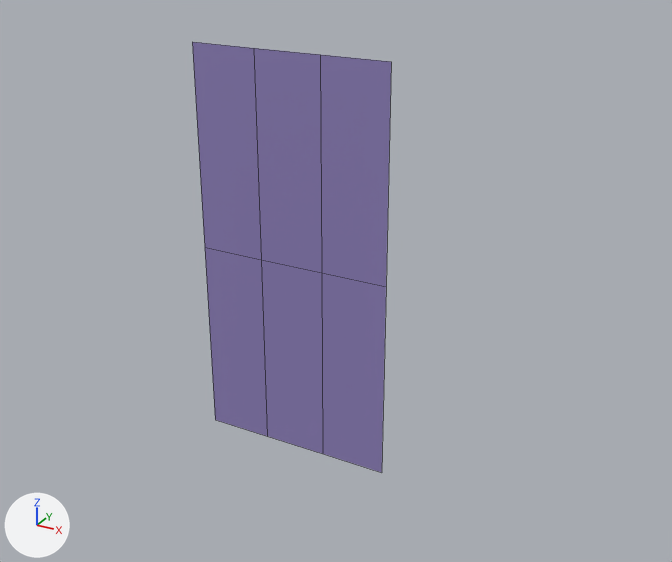
A saved change to the FBX model EnvironmentProject_walls/environmentproject_wallbrick_b.fbx.
Rendered twice from a 50 mm lens placed at (4.29, -6.92, 5.41), pointed at (0.4, 0.16, 1.87). The axes (+X, +Y, +Z) are drawn at lower left. The lights are the same throughout. Mesh edges are drawn as thin lines. Where no turn or scale is listed for an object, it has been applied to the vertices.

Objects in the first picture: 'wallbrick_c_GEO_01'.
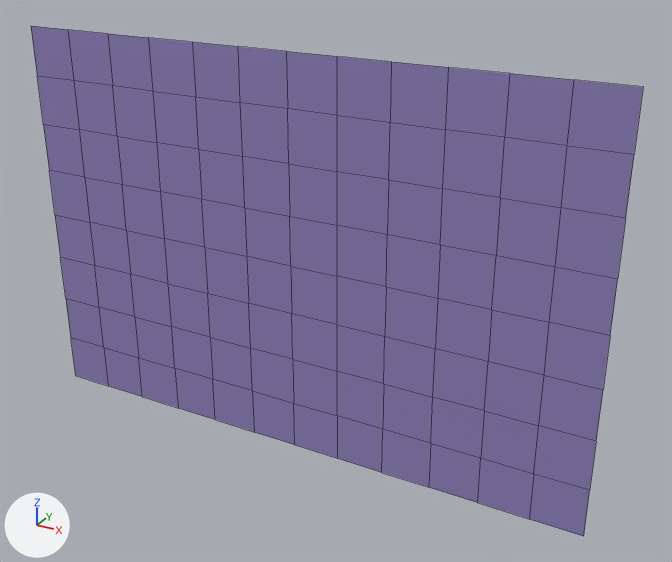
What differs and where, as boxes (x1, y1, x2, y2) in the pictures (672 x 562 px):
'wallbrick_c_GEO_01', reshaped, moved (206% wider, 19% taller): before (192, 42, 391, 472); after (31, 26, 643, 536)

Edits to the bpy script that builds the scene:
```text
Change me_mesh:
    used by ob_wallbrick_c_geo_01; location = (-1.0, 0.0, 0.0)
    remove me_mesh.from_pydata(...)  # 12 vertices, 6 faces; spans x 0.0..2.0, y 0.0, z 0.0..4.0
    add me_mesh.from_pydata(...)  # 117 vertices, 96 faces; spans x 0.0..6.0, y 0.0, z 0.0..4.0
    me_mesh part 1
    5 vertices are removed from x 0.67..1.33, y 0.0, z 0.0..4.0
    6 faces are deleted
    1 vertex moves from x 0.67, y 0.0, z 2.0 to x 0.5, y 0.0, z 2.0
    6 new vertices lie (0.5, 0.0, 0.0) away from vertices in x 0.0..2.0, y 0.0, z 0.0..4.0
    9 new vertices lie (0.0, 0.0, 0.5) away from vertices in x 0.0..2.5, y 0.0, z 0.0..2.0
    10 new vertices lie (0.5, 0.0, 0.0) away from vertices in x 0.5..2.5, y 0.0, z 0.0..4.0
    13 new vertices lie (0.0, 0.0, 0.5) away from vertices in x 0.0..3.0, y 0.0, z 0.5..2.5
    13 new vertices lie (0.0, 0.0, -0.5) away from vertices in x 0.0..3.0, y 0.0, z 2.0..4.0
    14 new vertices lie (0.5, 0.0, 0.0) away from vertices in x 1.0..3.0, y 0.0, z 0.0..4.0
    9 new vertices lie (0.5, 0.0, 0.0) away from vertices in x 3.5, y 0.0, z 0.0..4.0
    9 new vertices lie (0.5, 0.0, 0.0) away from vertices in x 4.0, y 0.0, z 0.0..4.0
    9 new vertices lie (0.5, 0.0, 0.0) away from vertices in x 4.5, y 0.0, z 0.0..4.0
    9 new vertices lie (0.5, 0.0, 0.0) away from vertices in x 5.0, y 0.0, z 0.0..4.0
    9 new vertices lie (0.5, 0.0, 0.0) away from vertices in x 5.5, y 0.0, z 0.0..4.0
    96 new faces join them
Change ob_wallbrick_c_geo_01:
    ob_wallbrick_c_geo_01.location: (-1.0, 0.0, 0.0) -> (-3.0, 0.0, 0.0)
```
